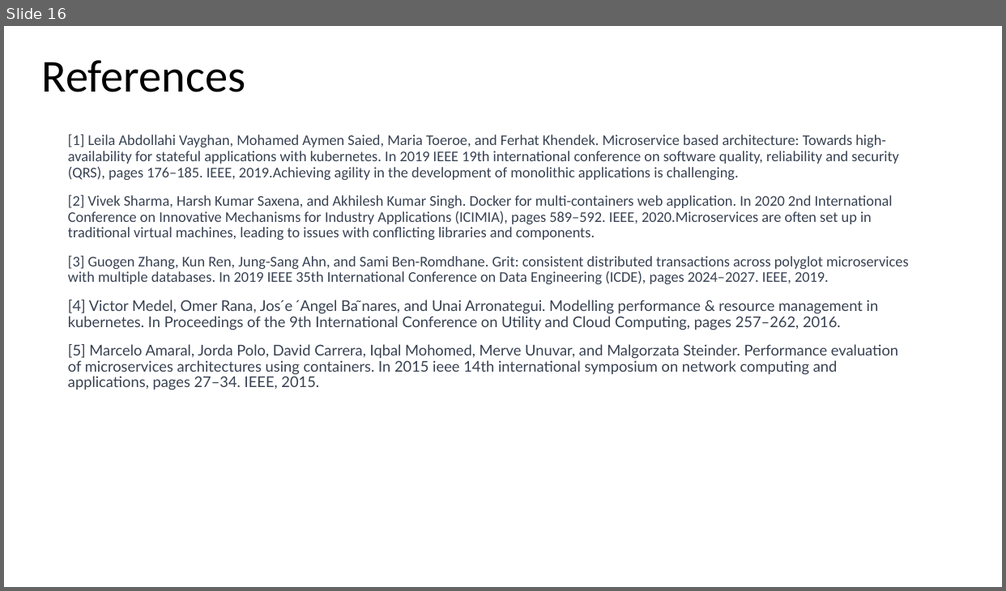
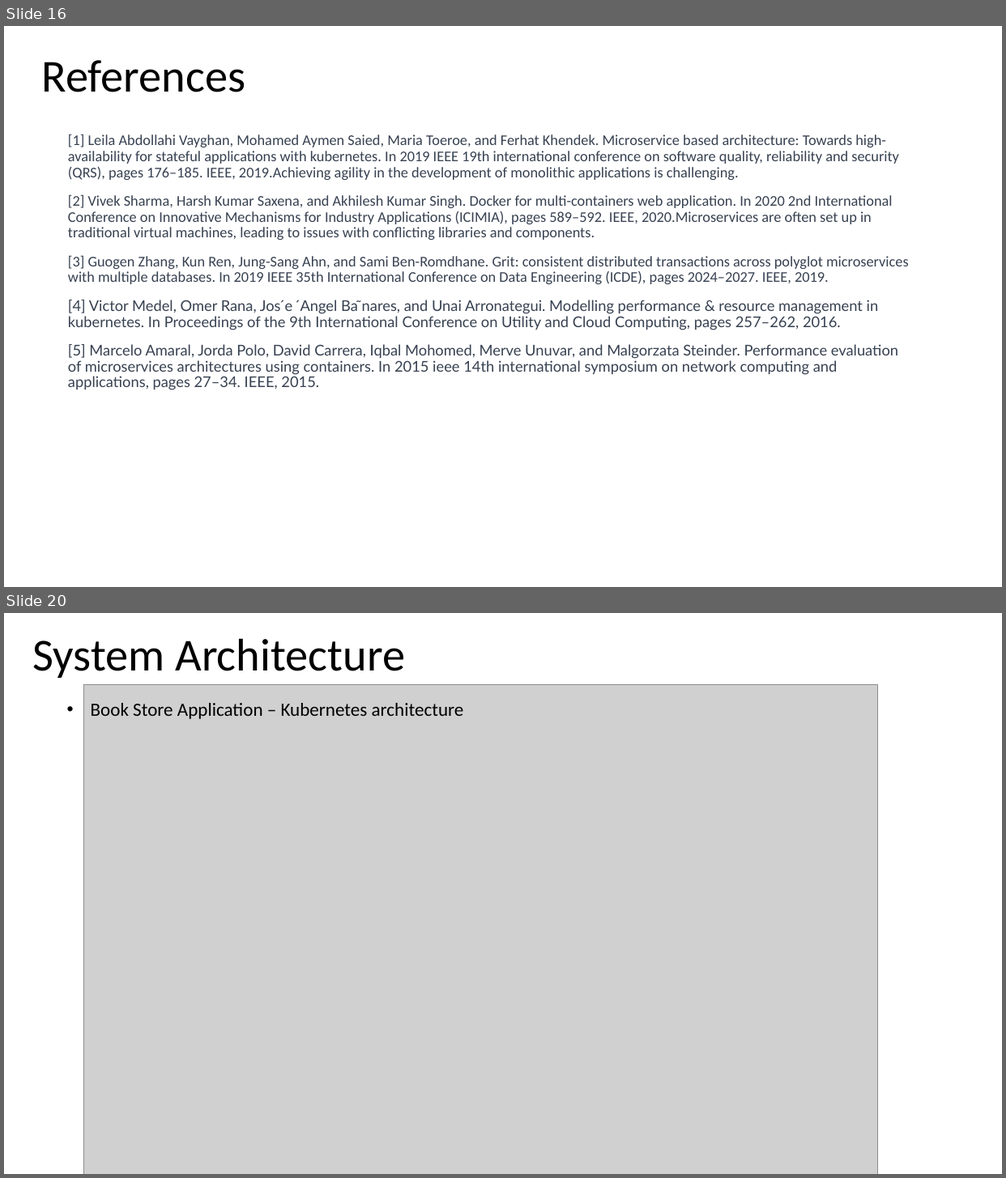
Before and after one commit to vyepuri/capstone-project-team5, a slide deck: Presentations/Presentation.pptx. Shown one above the other, each under a label of ours: slide 16 before the commit, slides 16 and 20 after it; the slides between them are not shown. The pictures are 1006x591 and 1006x1178 pixels, drawn with LibreOffice and Linux fonts; fonts in the diff are those of the drawing; grey boxes stand for pictures. Boxes give left, top, right and bottom in pixels: in the first picture for what was removed or moved away, otherwise in the second. Text is boxed around its words. In the diff, an @@ line names an element or a change of style, - is before the commit and + after.

```diff
--- a/Presentations/Presentation.pptx
+++ b/Presentations/Presentation.pptx
@@ slide 20 added at (4,613,1002,1174), background #FFFFFF @@
@@ text added at (33,638,405,678), 44 pt, text #000000 @@
+System Architecture
@@ picture added at (84,685,879,1174) @@
@@ text added at (91,703,464,719), 18 pt, text #000000 @@
+• Book Store Application – Kubernetes architecture
```
Also in this commit, not shown: 1 slide changed, 4 other slides added.
